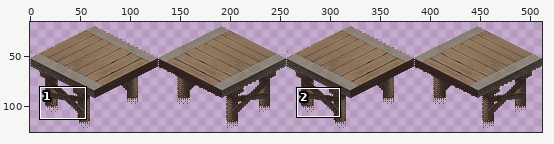
Sprite sheet, stored at img/dock_iso_x4.gif. The picture above shows the old version from afar; the outline marks the close-up.
Close-up. Before:
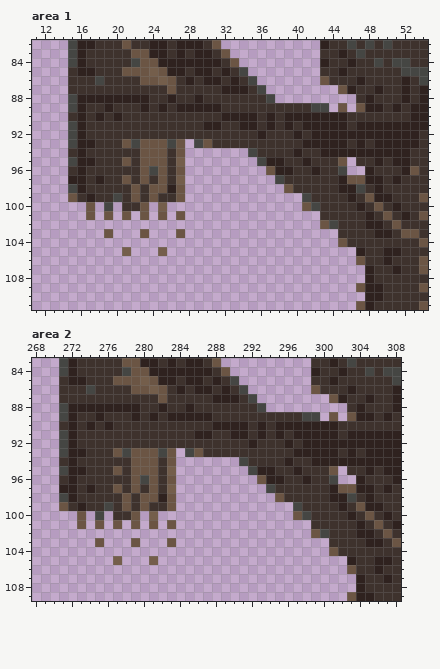
The file is 512x128 pixels. Colours within 5 levels of each other are drawn and written as one. Shown: area 1: x 11..54, y 82..111; area 2: x 268..308, y 83..109. The old version is drawn lined up with the new one. The wide view leaves out empty margins. The commit also changed other parts of the picture, which this record leaves out.
And afterwards:
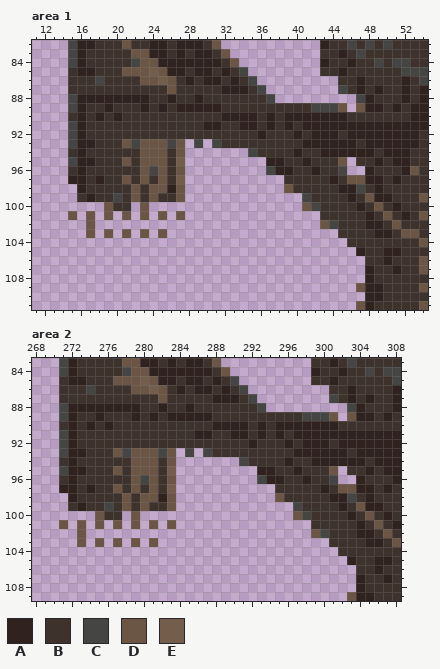
Palette (. is transparent): A #2f221f  B #3e322d  C #454643  D #6b5544  E #745e4b
What changed:
whole drawing moved by +0,-2 (the old picture is shown already moved)
Area 1:
The edit turns colour B into colour A in row 87 at x 47; in row 91 at x 46; in row 93 at x 46 and 48; in row 97 at x 44.
There is now colour B in row 100 at x 20.
The edit turns colour A into colour B in row 87 at x 46; in row 92 at x 45; in row 93 at x 47; in row 94 at x 49; in row 97 at x 45.
There is now colour C in row 89 at x 44.
The edit turns colour B into colour C in row 88 at x 47; in row 93 at x 31.
The edit turns colour D into colour C in row 87 at x 45; in row 96 at x 37.
There is now colour D in row 101 at x 15; in row 102 at x 17; in row 103 at x 17, 21 and 25.
The edit turns colour C into colour D in row 100 at x 19.
Colour B is removed in row 86 at x 44; in row 100 at x 22.
Colour C is removed in row 95 at x 36; in row 97 at x 38; in row 98 at x 15.
Colour D is removed in row 86 at x 43; in row 93 at x 30; in row 99 at x 15; in row 100 at x 17; in row 103 at x 27; in row 104 at x 45.
Colour D is removed in row 106 at x 47.
Colour E is removed in row 100 at x 25; in row 105 at x 21 and 25.
Area 2:
The edit turns colour B into colour A in row 87 at x 303; in row 91 at x 302; in row 93 at x 302 and 304; in row 97 at x 300.
There is now colour B in row 100 at x 276.
The edit turns colour A into colour B in row 87 at x 302; in row 92 at x 301; in row 93 at x 303; in row 94 at x 305; in row 97 at x 301.
There is now colour C in row 89 at x 300.
The edit turns colour B into colour C in row 88 at x 303; in row 93 at x 287.
The edit turns colour D into colour C in row 87 at x 301; in row 96 at x 293.
There is now colour D in row 101 at x 271; in row 102 at x 273; in row 103 at x 273, 277 and 281.
The edit turns colour C into colour D in row 100 at x 275.
Colour B is removed in row 86 at x 300; in row 100 at x 278.
Colour C is removed in row 95 at x 292; in row 97 at x 294; in row 98 at x 271.
Colour D is removed in row 86 at x 299; in row 93 at x 286; in row 99 at x 271; in row 100 at x 273; in row 103 at x 283; in row 104 at x 301.
Colour D is removed in row 106 at x 303.
Colour E is removed in row 100 at x 281; in row 105 at x 277 and 281.
